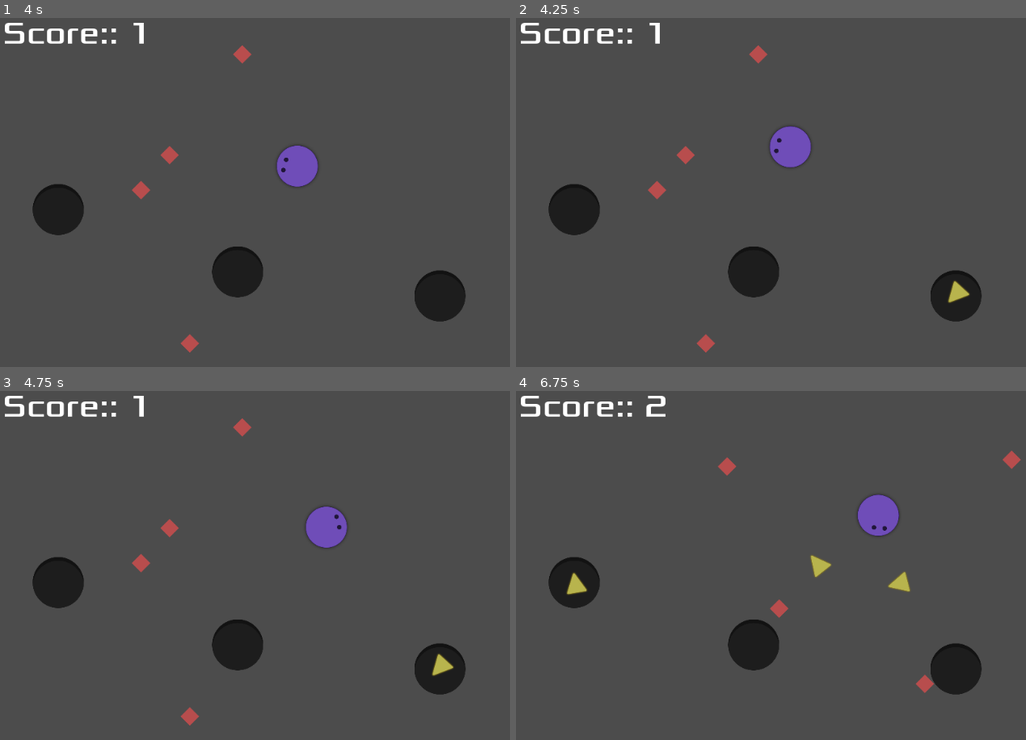
Above: before the commit, frames 1-4 (two rows, left to right).
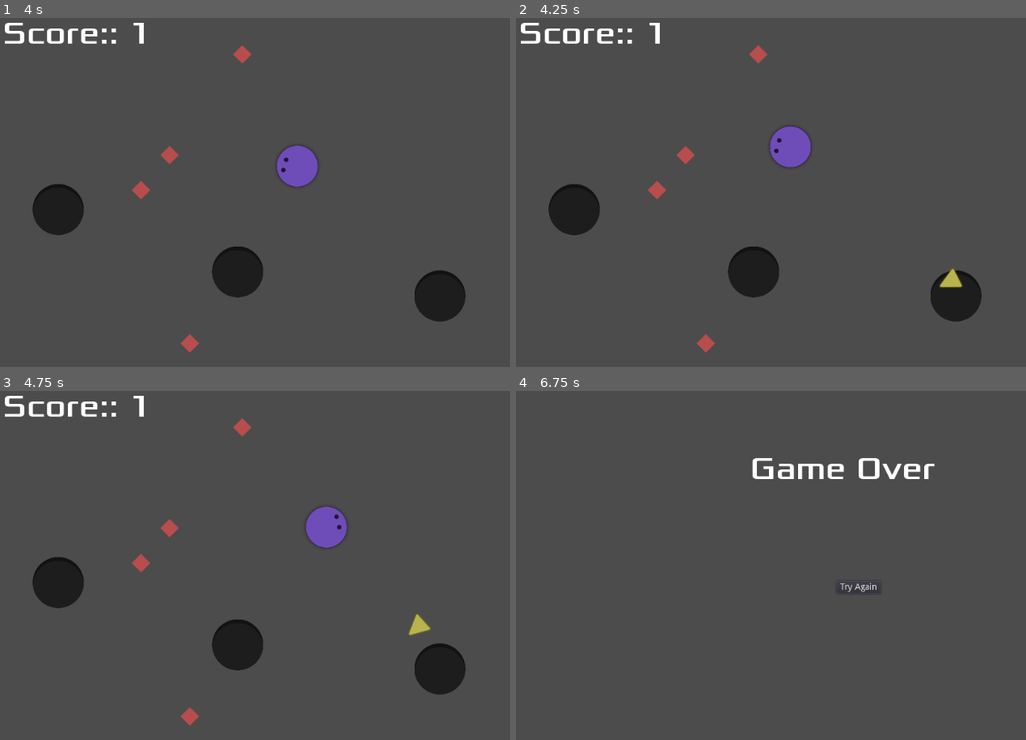
Above: after the commit, the same moments.

Repository: AxelLopezGarabal/minion_1
Game: Godot game, scene res://minion1_2020.tscn
The game is run twice, just before and just after one commit, with the same random seed, the same clock (stepped at 60 frames per second) and the same inputs.
Inputs (mouse positions are in pixels of both pictures, inside the frame that each line leads up to):
- Up to frame 1 (4 s): tap Enter (ui_accept) at 0.5, 0.77, 1.25, 1.52, 3.02, 3.5, 3.77 s; move the mouse to (285, 272) at 0.52 s; move the mouse to (outside the picture) at 1.27 s; move the mouse to (127, 140) at 2.02 s; move the mouse to (351, 195) at 2.77 s; move the mouse to (224, 101) at 3.52 s
- Up to frame 2 (4.25 s): no input
- Up to frame 3 (4.75 s): move the mouse to (459, 551) at 4.27 s; tap Enter (ui_accept) at 4.52 s
- Up to frame 4 (6.75 s): move the mouse to (704, 589) at 5.02 s; move the mouse to (898, 488) at 5.77 s; tap Enter (ui_accept) at 6.02 s; move the mouse to (801, 645) at 6.52 s

Frame 1 is identical in both runs. In frame 2, 0.3% of the frame differs, in the area x 83-89%, y 71-82%; in frame 3, 0.3%; in frame 4, 6.5%, in the area x 0-100%, y 1-88%.

Commit message:
the arrow now gets out of the void

Diff:
--- a/scrips/Arrow.gd
+++ b/scrips/Arrow.gd
@@ -3,13 +3,18 @@
 var direction = Vector2()
 export var speed = 100
 export var lifeSpanValue = 7
+var hasTarget = false
 var lifeSpan
+var somePosition
 
 func _ready():
 	lifeSpan = lifeSpanValue
+	somePosition = some_postion()
 	pass
 
 func _process(delta):
+	if not hasTarget and not position.distance_to(somePosition) < 50:
+		shoot(somePosition, position, delta)
 	if lifeSpan <= 0:
 		queue_free()
 		lifeSpan = lifeSpanValue
@@ -24,4 +29,24 @@
 
 func updateDirection(positionParam, delta):
 	if (position.distance_to(positionParam) < 250):
+		hasTarget = true
 		shoot(positionParam, position, delta)
+	else:
+		hasTarget = false
+
+func some_postion():
+	return Vector2(some_x_value(), some_y_value())
+
+func some_x_value():
+	randomize()
+	return rand_range(50, get_max_x_value())
+
+func some_y_value():
+	randomize()
+	return rand_range(50, get_max_y_value())
+
+func get_max_x_value():
+	return get_viewport().get_visible_rect().size.x - position.x
+
+func get_max_y_value():
+	return get_viewport().get_visible_rect().size.y - position.y
